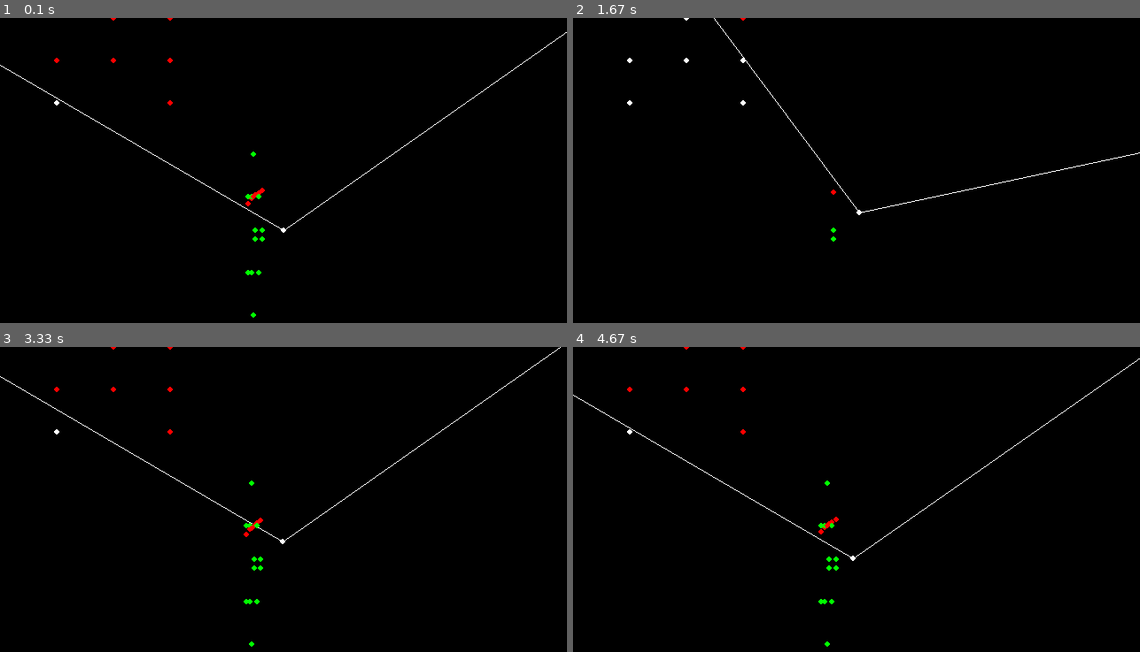
Above: before the commit, frames 1-4 (two rows, left to right).
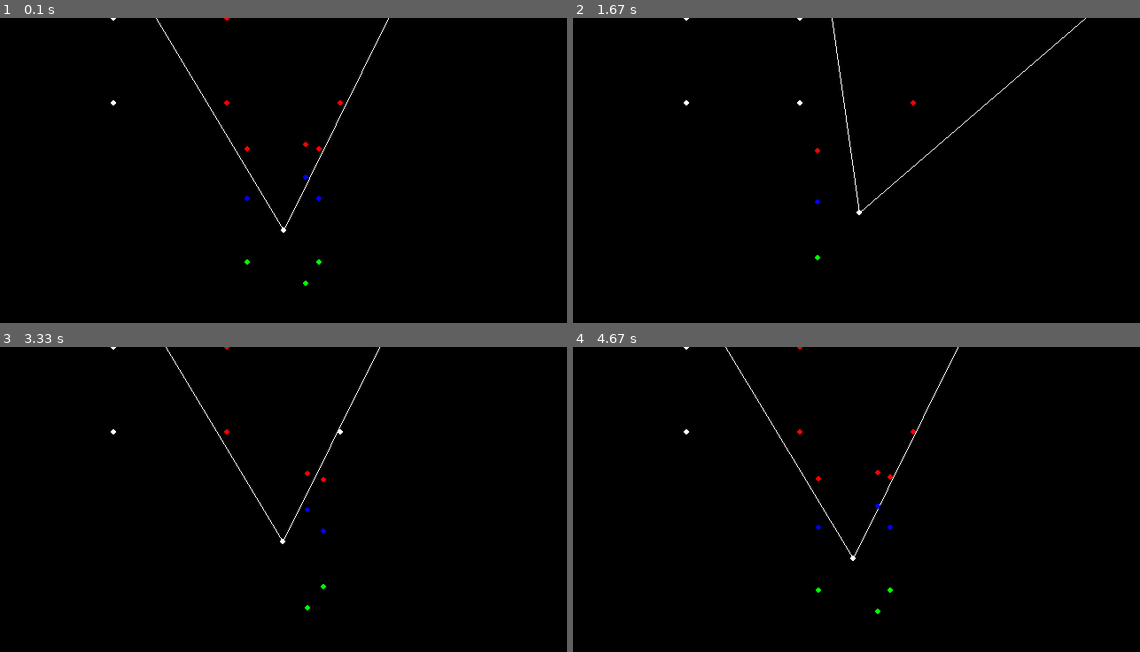
Above: after the commit, the same moments.

Repository: toniaai/pygame_projects
Game: pygame game, started from data/main.py
The game is run twice, just before and just after one commit, with the same random seed, the same clock (stepped at 60 frames per second) and the same inputs.
Inputs:
- Up to frame 1 (0.1 s): no input
- Up to frame 2 (1.67 s): hold D 0.33-0.8 s; hold W 0.83-1.13 s; hold D 1.17-1.63 s
- Up to frame 3 (3.33 s): hold A 1.67-2.2 s; hold S 2.23-2.53 s; hold A 2.57-2.97 s; hold W from 3 s (still down)
- Up to frame 4 (4.67 s): release W at 3.37 s; hold D 3.4-4.03 s; hold S 4.07-4.43 s; hold A from 4.47 s (still down)

The runs differ from the first frame. In frame 1, 0.9% of the frame differs, in the area x 0-100%, y 0-99%; in frame 2, 0.6%; in frame 3, 0.8%; in frame 4, 0.9%.

Commit message:
Last changes

Diff:
--- a/data/main.py
+++ b/data/main.py
@@ -21,7 +21,7 @@
 BASE_D = 1
 
 WALLS = [((2, 0), (2, 1)), ((3, 0), (3, 1))]
-POINTS = [(1, 0), (1, 0.5), (1.5, 0), (1.5, 0.5), (0.5, 0.5), (0.5, 1), (1.5, 1)]
+POINTS = [(2,0),(2,1),(1,0),(1,1),(3,1)]
 
 HORIZON = 240
 MAX_DISTANCE = 2
@@ -33,8 +33,8 @@
 # FURTHERS VISION CONE
 VISION_Y = 4000
 FORWARD_DISTANCE = 10
-LEFT_EYE_ANGLE = 1
-RIGHT_EYE_ANGLE = 1
+LEFT_EYE_ANGLE = 0.5
+RIGHT_EYE_ANGLE = 0.5
 
 def convert_coordinate_to_pixel(point):
     point_x = point[0]
@@ -134,17 +134,18 @@
     player_normal = np.array((player[0], player[1]))
     player_this_is_cheating = np.array((point[0], player[1]))
 
-    new_x = ((point[0] - player[0]) * (50/np.linalg.norm(player_normal - np.array(point))) + SCREEN_WIDTH/2)
-    old_y = ((point[1] - player[1]) * (50/np.linalg.norm(player_normal - np.array(point))) + SCREEN_HEIGHT/2)
-    new_y = np.linalg.norm(player_this_is_cheating - np.array(point)) + HORIZON
-
+    new_x = ((player[0] - point[0]) * (100/np.linalg.norm(player_normal - np.array(point))) + SCREEN_WIDTH/2)
+    old_y = ((point[1] - player[1]) * (100/np.linalg.norm(player_normal - np.array(point))) + SCREEN_HEIGHT/2)
 
     new_top_x = new_x
-    new_top_y = (player[1] - np.linalg.norm(player_this_is_cheating - np.array(point))) + HORIZON
+    new_top_y = np.linalg.norm(player_this_is_cheating - np.array(point))/4 + HORIZON
 
     pygame.draw.circle(screen, COLOR_RED, (new_x, old_y), THICKNESS_PUNTO)
     pygame.draw.circle(screen, COLOR_GREEN, (new_top_x, new_top_y), THICKNESS_PUNTO)
-    pygame.draw.circle(screen, COLOR_GREEN, (new_top_x, abs(new_top_y - SCREEN_HEIGHT)+ 10), THICKNESS_PUNTO)
+    print(f'green: ({new_top_x}, {new_top_y})')
+
+    pygame.draw.circle(screen, (0, 0, 255), (new_top_x, abs(new_top_y - HORIZON*2)), THICKNESS_PUNTO)
+    print(f'blue: ({new_top_x}, { abs(new_top_y - SCREEN_HEIGHT)})')
 
 def draw_map_points_3d(screen, player, points):
     for point in points:
